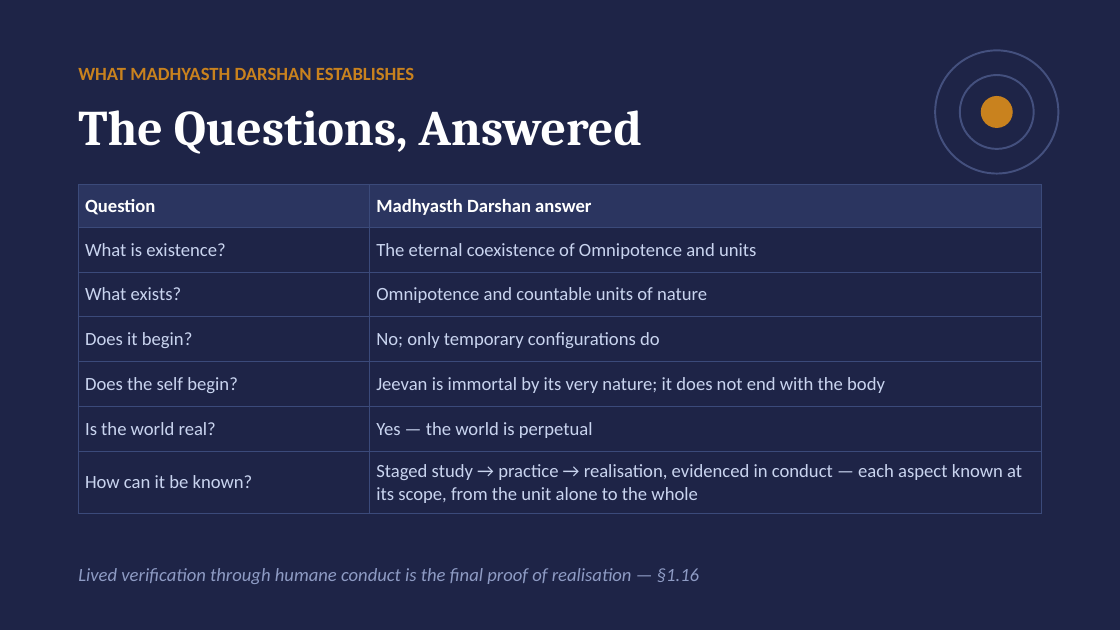
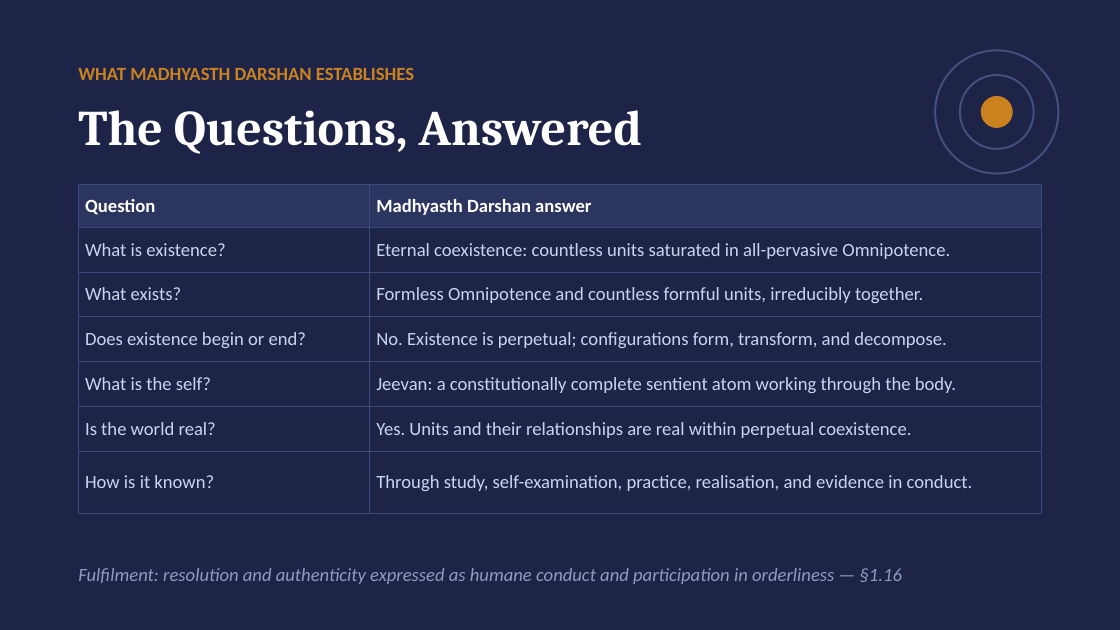
Before and after one commit to raghavamohan/AnalyticMadhyasthDarshan, a slide deck: slide 24 of Studies/The-Ontology-of-Coexistence/The-Ontology-of-Existence-Madhyasth-Darshan.pptx (slide 22 before the commit). Drawn at 1120x630 pixels with LibreOffice and Linux fonts; fonts in the diff are those of the drawing. Boxes give left, top, right and bottom in pixels: in the first picture for what was removed or moved away, otherwise in the second. Text is boxed around its words. In the diff, an @@ line names an element or a change of style, - is before the commit and + after.

Commit message:
Revise ontology study and companion materials

```diff
--- a/Studies/The-Ontology-of-Coexistence/The-Ontology-of-Existence-Madhyasth-Darshan.pptx
+++ b/Studies/The-Ontology-of-Coexistence/The-Ontology-of-Existence-Madhyasth-Darshan.pptx
@@ table at (78, 185, 1042, 514) @@
-row 2, column 2: The eternal coexistence of Omnipotence and units
+row 2, column 2: Eternal coexistence: countless units saturated in all-pervasive Omnipotence.
-row 3, column 2: Omnipotence and countable units of nature
+row 3, column 2: Formless Omnipotence and countless formful units, irreducibly together.
-row 4, column 1: Does it begin?
+row 4, column 1: Does existence begin or end?
-row 4, column 2: No; only temporary configurations do
+row 4, column 2: No. Existence is perpetual; configurations form, transform, and decompose.
-row 5, column 1: Does the self begin?
+row 5, column 1: What is the self?
-row 5, column 2: Jeevan is immortal by its very nature; it does not end with the body
+row 5, column 2: Jeevan: a constitutionally complete sentient atom working through the body.
-row 6, column 2: Yes — the world is perpetual
+row 6, column 2: Yes. Units and their relationships are real within perpetual coexistence.
-row 7, column 1: How can it be known?
+row 7, column 1: How is it known?
-row 7, column 2: Staged study → practice → realisation, evidenced in conduct — each aspect known at its scope, from the unit alone to the whole
+row 7, column 2: Through study, self-examination, practice, realisation, and evidence in conduct.
@@ text at (78, 568, 902, 584): text changed @@
-Lived verification through humane conduct is the final proof of realisation — §1.16
+Fulfilment: resolution and authenticity expressed as humane conduct and participation in orderliness — §1.16
```
Also in this commit, not shown: 11 other slides changed, 2 slides added, 9 other files.
